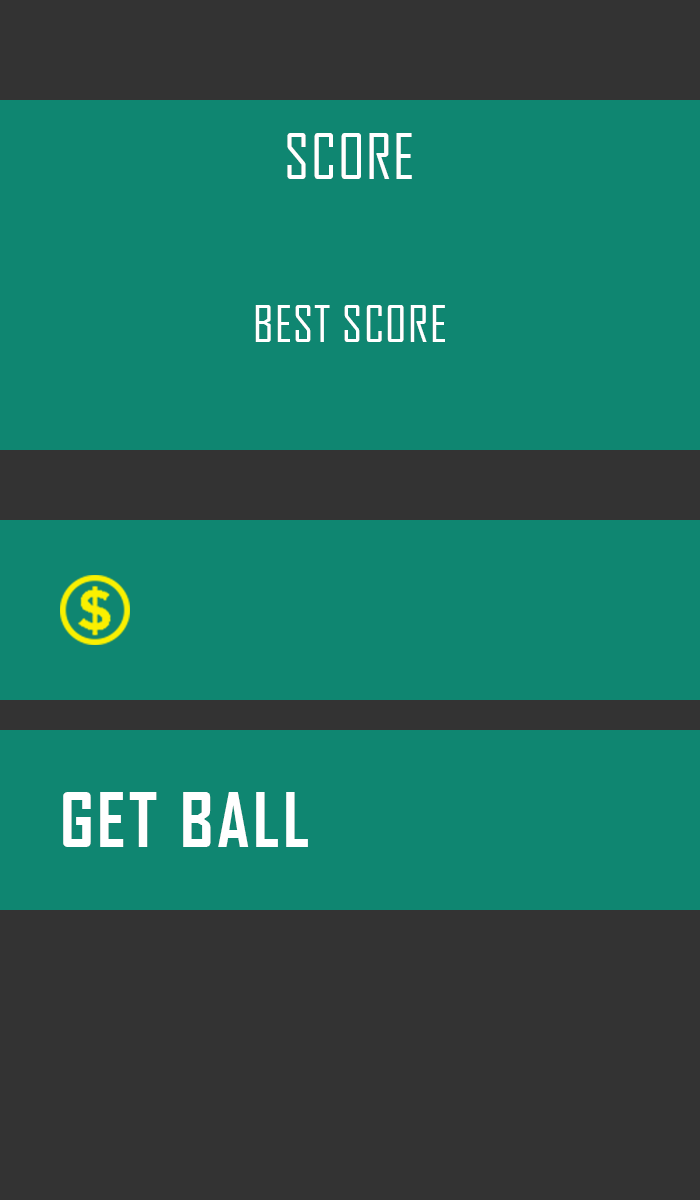
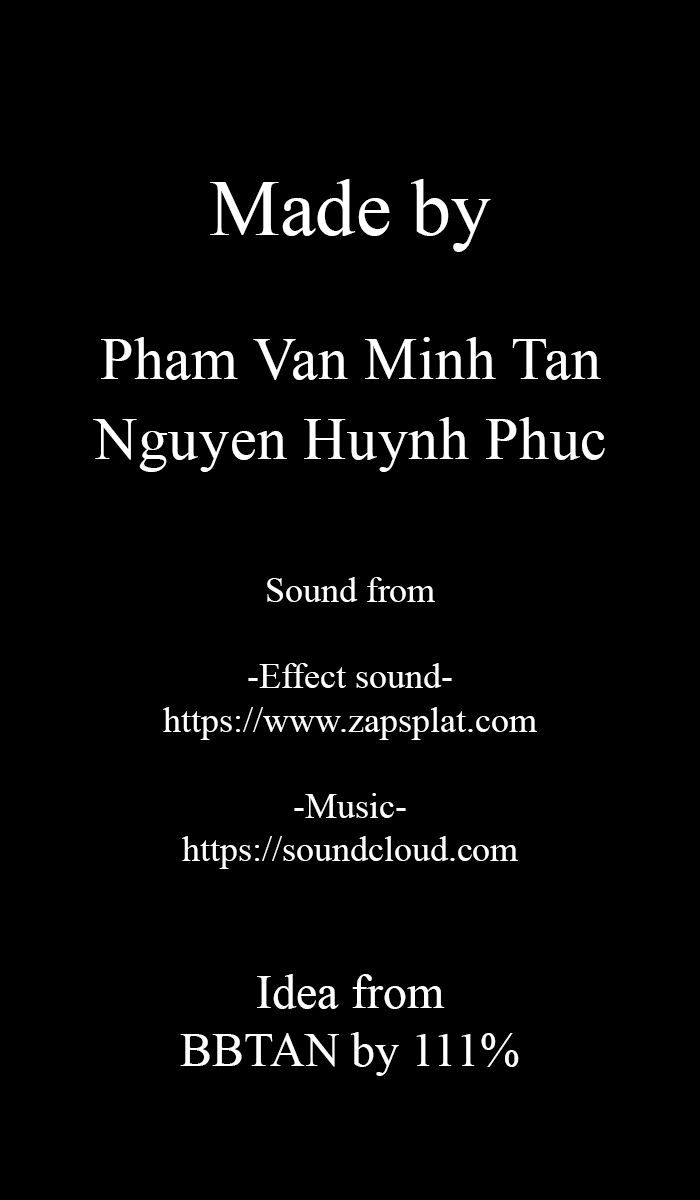
Before/after of a 700 × 1200 layered artwork. What changed in the layer stack:
removed layer "spr_item_add_coin" (1st of 2) over [60, 575, 130, 645]
removed layer "BEST SCORE" over [255, 305, 445, 342]
added layer "Idea from BBTAN by 111%" above "Sound from -Effect sound- https://www.zapsplat.com -Music- ht" over [180, 974, 519, 1076]
renamed "GET BALL" to "Sound from -Effect sound- https://www.zapsplat.com -Music- ht", painted on it over [63, 577, 537, 869]
removed layer "SCORE" over [287, 133, 412, 179]
removed layer "Rectangle 1" (1st of 3) (was 70%) over [0, 730, 700, 910]
removed layer "Rectangle 1" (2nd of 3) (was 70%) over [0, 520, 700, 700]
removed layer "Rectangle 1" (3rd of 3) (was 70%) over [0, 100, 700, 450]
added layer "Pham Van Minh Tan Nguyen Huynh Phuc" above "Made by" over [93, 337, 605, 472]
added layer "Made by" above "Layer 0" over [210, 179, 491, 252]
"Layer 0": opacity 80% → 100% over [0, 0, 700, 1200]
